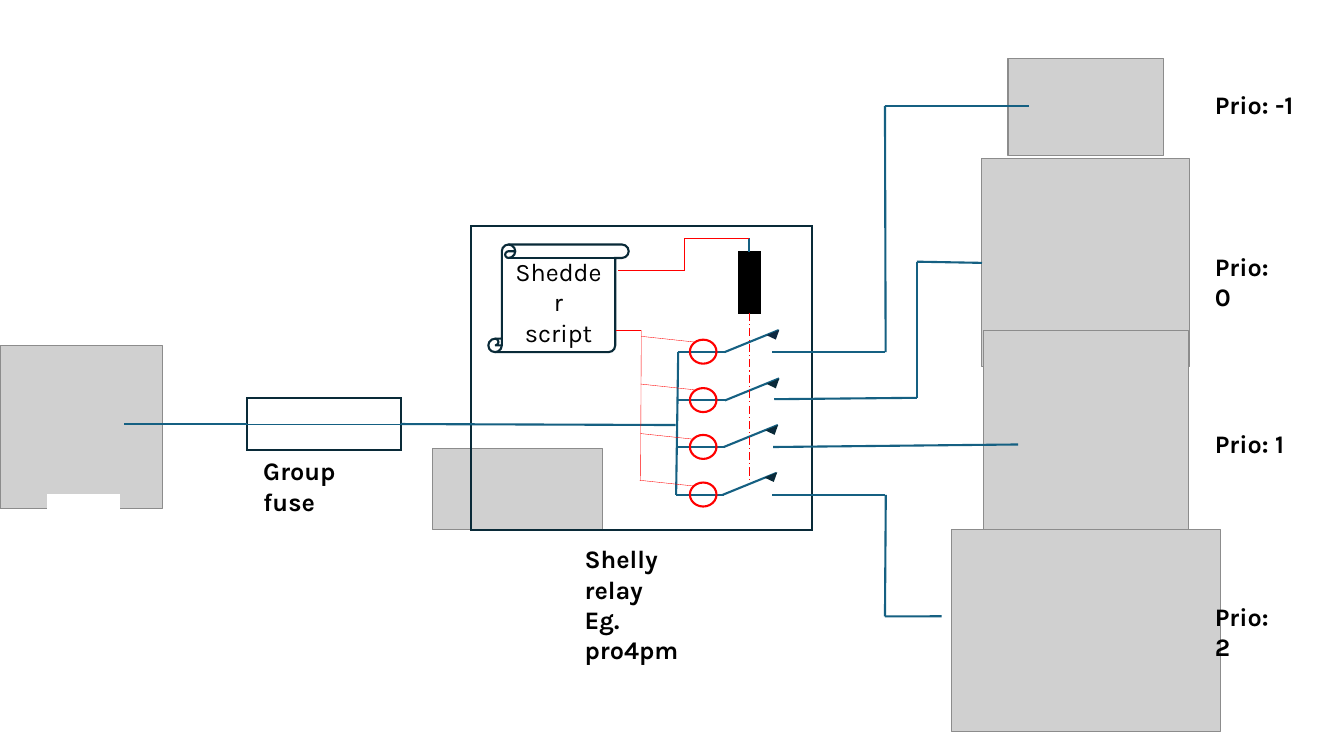
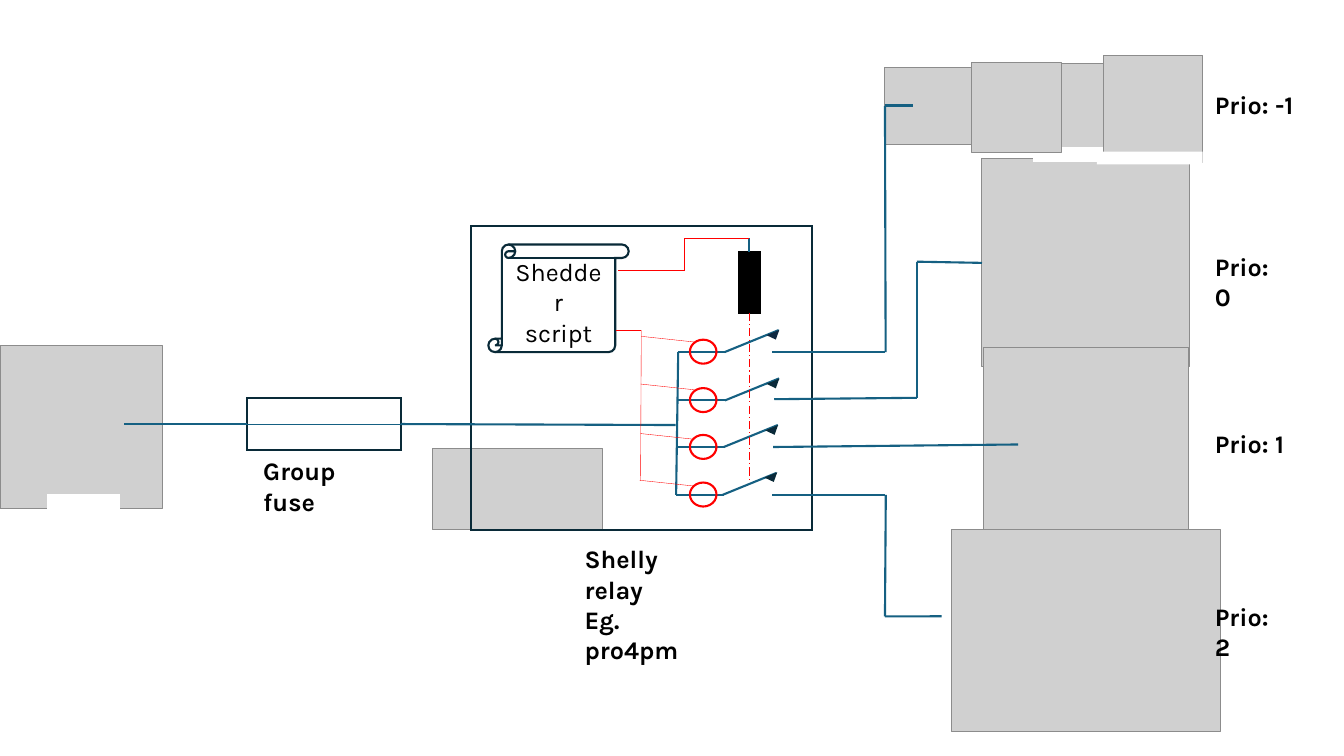
Before and after one commit to jonasbjurel/shellyShedder, a slide deck: slide 2 of pictures/ShedderUseCase.pptx. Drawn at 1344x756 pixels with LibreOffice and Linux fonts; fonts in the diff are those of the drawing; grey boxes stand for pictures. Boxes give left, top, right and bottom in pixels: in the first picture for what was removed or moved away, otherwise in the second. Text is boxed around its words. In the diff, an @@ line names an element or a change of style, - is before the commit and + after.

```diff
--- a/pictures/ShedderUseCase.pptx
+++ b/pictures/ShedderUseCase.pptx
@@ picture added at (x1=1104, y1=55, x2=1204, y2=163) @@
@@ picture resized from (x1=1008, y1=58, x2=1165, y2=155) to (x1=885, y1=67, x2=1010, y2=144) @@
@@ picture added at (x1=972, y1=63, x2=1062, y2=152) @@
@@ picture added at (x1=1042, y1=64, x2=1131, y2=158) @@
@@ line moved from (885, 106) - (1029, 106) to (885, 106) - (913, 106) @@
@@ rectangle added at (x1=1034, y1=148, x2=1130, y2=161), fill #FFFFFF, outline #FFFFFF 1.5 pt @@
@@ rectangle added at (x1=1097, y1=152, x2=1203, y2=165), fill #FFFFFF @@
@@ picture moved from (x1=984, y1=330, x2=1189, y2=534) to (x1=984, y1=347, x2=1189, y2=552) @@
```
Also in this commit, not shown: 2 other slides changed.
